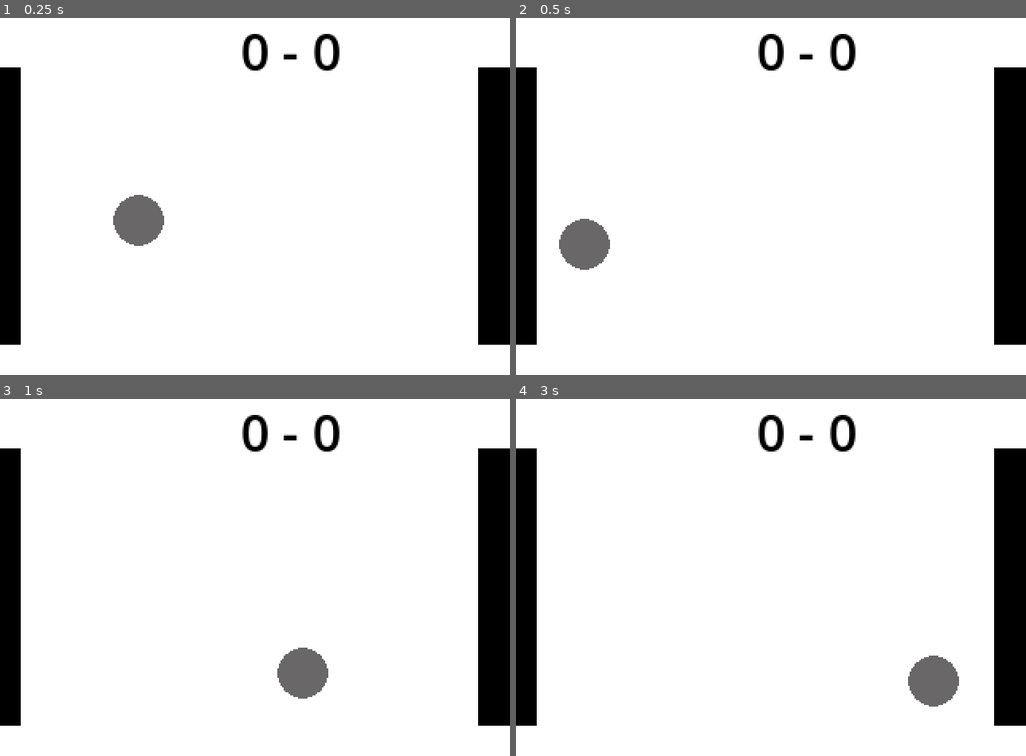
Above: before the commit, frames 1-4 (two rows, left to right).
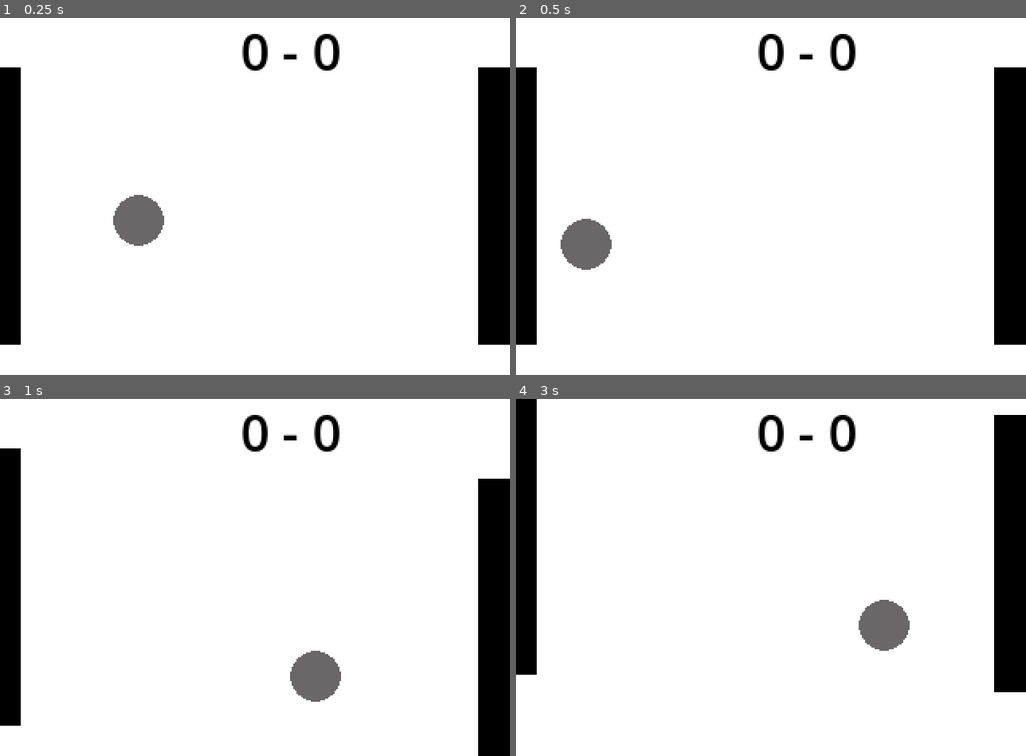
Above: after the commit, the same moments.

Repository: DaBlower/ponggers
Game: Godot game, scene res://scenes/scene.tscn
Same seed, same stepped clock (60 frames per second), same inputs: the game is played once before the commit and once after it. The project has no main scene, so this scene is started directly.
Inputs:
- Up to frame 1 (0.25 s): no input
- Up to frame 2 (0.5 s): no input
- Up to frame 3 (1 s): tap Enter at 0.5 s; hold Right from 0.53 s (still down); tap Down (p2_down) at 0.6 s
- Up to frame 4 (3 s): release Right at 1.28 s; hold S (p1_down) 1.28-2.03 s; tap Up (p2_up) at 1.35 s; hold Right 2.03-2.78 s; tap Alt at 2.1 s; hold W (p1_up) from 2.78 s (still down); tap Shift at 2.85 s

Frame 1 is identical in both runs. In frame 2, less than 0.1% of the frame differs, in the area x 8-19%, y 56-71%; in frame 3, 1.8%; in frame 4, 4.5%, in the area x 0-100%, y 0-92%.

Commit message:
fix issue with move&slide

Diff:
--- a/scenes/paddle.tscn
+++ b/scenes/paddle.tscn
@@ -6,7 +6,7 @@
 [sub_resource type="RectangleShape2D" id="RectangleShape2D_31swd"]
 size = Vector2(19, 173)
 
-[node name="Paddle" type="StaticBody2D"]
+[node name="Paddle" type="CharacterBody2D"]
 script = ExtResource("1_3xiby")
 left_player = true
 
